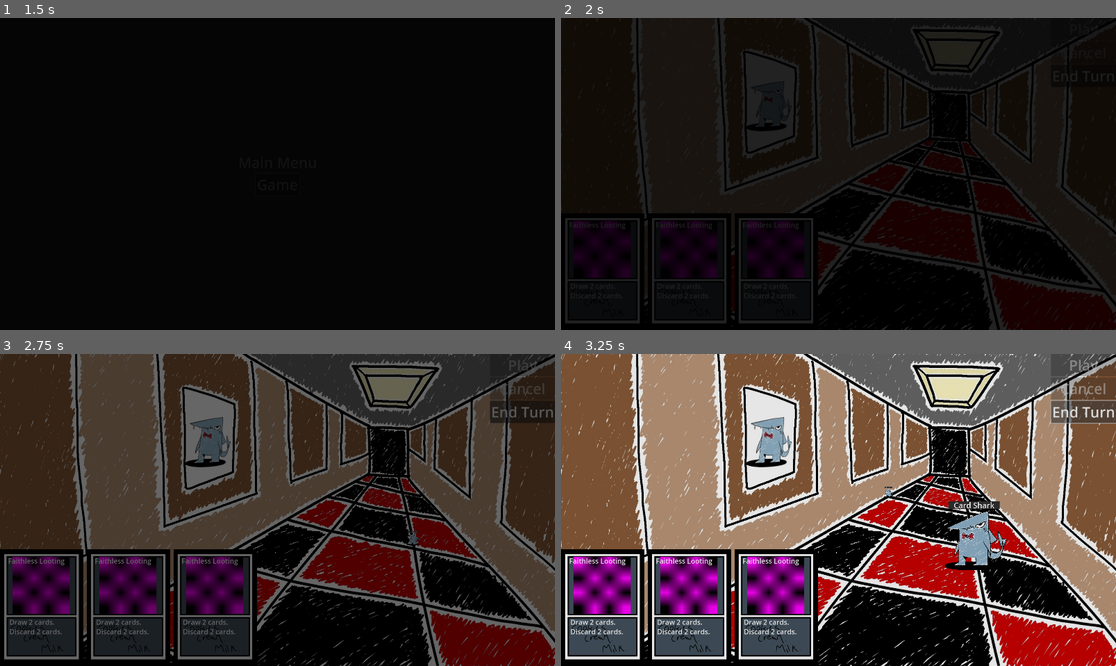
Above: before the commit, frames 1-4 (two rows, left to right).
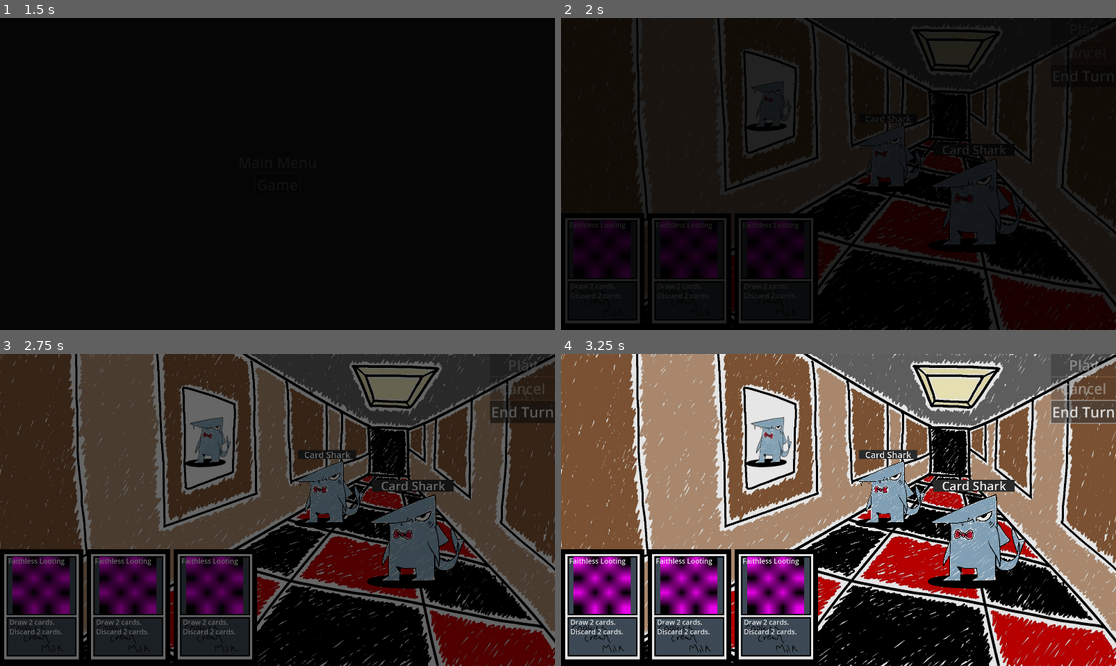
Above: after the commit, the same moments.

Repository: nonagaga/MJ193
Game: Godot game, scene res://Scenes/scene_manager.tscn
Same seed, same stepped clock (60 frames per second), same inputs: the game is played once before the commit and once after it. Sound files missing from this copy of the repository are replaced by a short silence.
Inputs:
- Up to frame 1 (1.5 s): click "Game" at 0.5 s; click "Game" at 1.25 s
- Up to frame 2 (2 s): no input
- Up to frame 3 (2.75 s): click "End Turn" at 2 s
- Up to frame 4 (3.25 s): click "End Turn" at 2.75 s

Frame 1 is identical in both runs. In frame 2, 2.7% of the frame differs, in the area x 53-84%, y 30-76%; in frame 3, 4.6%; in frame 4, 4.5%.
Error after the commit: Trying to assign value of type 'Node2D' to a variable of type 'EnemyClass.gd'. (res://GameManager.gd:16)

Commit message:
added shop

Diff:
--- a/CardUI.gd
+++ b/CardUI.gd
@@ -9,6 +9,7 @@
 @onready var text: RichTextLabel = $CardOffset/Text
 @onready var title: RichTextLabel = $CardOffset/Title
 @onready var highlight: ColorRect = $CardOffset/Highlight
+@onready var price_text:Label = $PanelContainer/Price
 
 func _ready() -> void:
 	highlight.visible = false
@@ -23,15 +24,17 @@
 		)
 
 	card_res.setUpCard()
-	card_res.drawEffect()
 	mouse_entered.connect(_on_mouse_entered)
 	mouse_exited.connect(_on_mouse_exited)
 	title.text = card_res.title
 	card_texture.texture = card_res.texture
 	text.text = card_res.text
+	price_text.text = str(card_res.price)
 
 func _on_mouse_entered():
+	#print("I %s have been entered"%[get_index()])
 	pass
 
 func _on_mouse_exited():
+	#print("I %s have been exited"%[get_index()])
 	pass
--- a/Classes/EnemyClass.gd
+++ b/Classes/EnemyClass.gd
@@ -1,4 +1,4 @@
-extends Node2D
+extends Control
 class_name Enemy
 @export var maxHP:int
 @export var hp:int
--- a/Scenes/game_test.tscn
+++ b/Scenes/game_test.tscn
@@ -1,9 +1,85 @@
-[gd_scene load_steps=5 format=3 uid="uid://dupy1f8fboept"]
+[gd_scene load_steps=15 format=3 uid="uid://dupy1f8fboept"]
 
 [ext_resource type="Script" uid="uid://dniyjxmmo5q0i" path="res://GameManager.gd" id="1_h07e4"]
 [ext_resource type="Texture2D" uid="uid://dbqii5kw37wq" path="res://Environment/background.png" id="2_h07e4"]
 [ext_resource type="PackedScene" uid="uid://byearha2okcgk" path="res://UI/Enemy Element/CardShark.tscn" id="2_tuxhd"]
+[ext_resource type="Script" path="res://Classes/TagClass.gd" id="5_j1hhr"]
 [ext_resource type="PackedScene" uid="uid://cgq0lkaaw5wyd" path="res://UI/Game UI.tscn" id="5_npqdh"]
+[ext_resource type="Script" uid="uid://gikv04ntqw8f" path="res://Classes/ActionsClass.gd" id="6_s2l1l"]
+[ext_resource type="Resource" uid="uid://wp5gqivf5k0m" path="res://Actions/Draw2.tres" id="7_xkvug"]
+[ext_resource type="Script" uid="uid://dxldjvw0wd5a6" path="res://Actions/Action Classes/DiscardActionClass.gd" id="8_y2opl"]
+[ext_resource type="Script" uid="uid://88hsnkwkom7x" path="res://Classes/CardClass.gd" id="9_q4l48"]
+
+[sub_resource type="Resource" id="Resource_f6mke"]
+resource_local_to_scene = true
+script = ExtResource("8_y2opl")
+discNum = 2
+maxTargets = 0
+doesTarget = false
+text = "Discard %s cards. "
+metadata/_custom_type_script = "uid://dxldjvw0wd5a6"
+
+[sub_resource type="PlaceholderTexture2D" id="PlaceholderTexture2D_4pbq2"]
+
+[sub_resource type="Resource" id="Resource_5pvws"]
+resource_local_to_scene = true
+script = ExtResource("9_q4l48")
+title = "Faithless Looting"
+texture = SubResource("PlaceholderTexture2D_4pbq2")
+price = 0
+maxTargets = 0
+targetAll = false
+targetRandom = false
+discardCost = 0
+drawActions = Array[ExtResource("6_s2l1l")]([])
+playActions = Array[ExtResource("6_s2l1l")]([ExtResource("7_xkvug"), SubResource("Resource_f6mke")])
+discardActions = Array[ExtResource("6_s2l1l")]([])
+appliedTags = Array[ExtResource("5_j1hhr")]([])
+drawTags = Array[ExtResource("5_j1hhr")]([])
+playTags = Array[ExtResource("5_j1hhr")]([])
+discardTags = Array[ExtResource("5_j1hhr")]([])
+text = ""
+metadata/_custom_type_script = "uid://88hsnkwkom7x"
+
+[sub_resource type="Resource" id="Resource_m400w"]
+resource_local_to_scene = true
+script = ExtResource("9_q4l48")
+title = "Faithless Looting"
+texture = SubResource("PlaceholderTexture2D_4pbq2")
+price = 0
+maxTargets = 0
+targetAll = false
+targetRandom = false
+discardCost = 0
+drawActions = Array[ExtResource("6_s2l1l")]([])
+playActions = Array[ExtResource("6_s2l1l")]([ExtResource("7_xkvug"), SubResource("Resource_f6mke")])
+discardActions = Array[ExtResource("6_s2l1l")]([])
+appliedTags = Array[ExtResource("5_j1hhr")]([])
+drawTags = Array[ExtResource("5_j1hhr")]([])
+playTags = Array[ExtResource("5_j1hhr")]([])
+discardTags = Array[ExtResource("5_j1hhr")]([])
+text = ""
+metadata/_custom_type_script = "uid://88hsnkwkom7x"
+
+[sub_resource type="Resource" id="Resource_f8n82"]
+resource_local_to_scene = true
+script = ExtResource("9_q4l48")
+title = "Faithless Looting"
+texture = SubResource("PlaceholderTexture2D_4pbq2")
+price = 0
+maxTargets = 0
+targetAll = false
+targetRandom = false
+discardCost = 0
+drawActions = Array[ExtResource("6_s2l1l")]([])
+playActions = Array[ExtResource("6_s2l1l")]([ExtResource("7_xkvug"), SubResource("Resource_f6mke")])
+discardActions = Array[ExtResource("6_s2l1l")]([])
+appliedTags = Array[ExtResource("5_j1hhr")]([])
+drawTags = Array[ExtResource("5_j1hhr")]([])
+playTags = Array[ExtResource("5_j1hhr")]([])
+discardTags = Array[ExtResource("5_j1hhr")]([])
+text = ""
+metadata/_custom_type_script = "uid://88hsnkwkom7x"
 
 [node name="Game" type="Node2D" node_paths=PackedStringArray("end_turn_button", "enemies")]
 script = ExtResource("1_h07e4")
@@ -36,4 +112,13 @@
 
 [node name="GameUi" parent="UI" instance=ExtResource("5_npqdh")]
 
+[node name="Card" parent="UI/GameUi/Hand" index="0"]
+card_res = SubResource("Resource_5pvws")
+
+[node name="Card2" parent="UI/GameUi/Hand" index="1"]
+card_res = SubResource("Resource_m400w")
+
+[node name="Card3" parent="UI/GameUi/Hand" index="2"]
+card_res = SubResource("Resource_f8n82")
+
 [editable path="UI/GameUi"]
--- /dev/null
+++ b/UI/Shop/Shop UI.tscn
@@ -0,0 +1,90 @@
+[gd_scene load_steps=12 format=3 uid="uid://cl7cyofrusswf"]
+
+[ext_resource type="Script" uid="uid://4ex3ffg63dk4" path="res://UI/Shop/shop_ui.gd" id="1_ms080"]
+[ext_resource type="Script" uid="uid://88hsnkwkom7x" path="res://Classes/CardClass.gd" id="2_h84ll"]
+[ext_resource type="Texture2D" uid="uid://6btenu0m3b47" path="res://GABE1.png" id="2_knsrc"]
+[ext_resource type="Resource" uid="uid://mbl6rpbvv83c" path="res://Cards/Bomb.tres" id="4_vxfwk"]
+[ext_resource type="Resource" uid="uid://dxtxxly6vbto3" path="res://Cards/FaithlessLooting.tres" id="5_e6pne"]
+[ext_resource type="Resource" uid="uid://c0b3rwaho0s1r" path="res://Cards/GlassDagger.tres" id="5_ut1vs"]
+[ext_resource type="Resource" uid="uid://dya6axv6ovy6i" path="res://Cards/Snowball.tres" id="6_4w3dd"]
+[ext_resource type="Resource" uid="uid://be62oioos54j7" path="res://Cards/GlassShard.tres" id="6_no8ak"]
+[ext_resource type="Resource" uid="uid://cfwbtegsgysth" path="res://Cards/Kneecap.tres" id="7_ywfqb"]
+[ext_resource type="Resource" uid="uid://87kgyaemmdqe" path="res://Cards/StabCard.tres" id="9_hrdqk"]
+[ext_resource type="Resource" uid="uid://cbo21pu0adocn" path="res://Cards/Zap.tres" id="10_0h5cs"]
+
+[node name="ShopUi" type="Control" node_paths=PackedStringArray("buy_button")]
+layout_mode = 3
+anchors_preset = 15
+anchor_right = 1.0
+anchor_bottom = 1.0
+grow_horizontal = 2
+grow_vertical = 2
+script = ExtResource("1_ms080")
+shop_deck = Array[ExtResource("2_h84ll")]([ExtResource("4_vxfwk"), ExtResource("5_e6pne"), ExtResource("5_ut1vs"), ExtResource("6_no8ak"), ExtResource("7_ywfqb"), ExtResource("6_4w3dd"), ExtResource("9_hrdqk"), ExtResource("10_0h5cs")])
+buy_button = NodePath("VBoxContainer/Buy")
+
+[node name="ColorRect" type="ColorRect" parent="."]
+layout_mode = 1
+anchors_preset = 15
+anchor_right = 1.0
+anchor_bottom = 1.0
+grow_horizontal = 2
+grow_vertical = 2
+
+[node name="Gabe" type="TextureRect" parent="."]
+layout_mode = 0
+offset_top = 592.0
+offset_right = 522.0
+offset_bottom = 1080.0
+texture = ExtResource("2_knsrc")
+expand_mode = 1
+
+[node name="PanelContainer" type="PanelContainer" parent="."]
+layout_mode = 0
+offset_left = 3.0
+offset_top = 265.0
+offset_right = 497.0
+offset_bottom = 603.0
+
+[node name="RichTextLabel" type="RichTextLabel" parent="PanelContainer"]
+layout_mode = 2
+
+[node name="HBoxContainer" type="HBoxContainer" parent="."]
+layout_mode = 0
+offset_left = 668.0
+offset_top = 607.0
+offset_right = 2116.0
+offset_bottom = 647.0
+scale = Vector2(0.5, 0.5)
+
+[node name="VBoxContainer" type="VBoxContainer" parent="."]
+layout_mode = 0
+anchor_left = 0.859896
+anchor_top = 0.798148
+anchor_right = 0.900521
+anchor_bottom = 0.835185
+metadata/_edit_use_anchors_ = true
+
+[node name="Buy" type="Button" parent="VBoxContainer"]
+layout_mode = 2
+text = "Buy Card"
+
+[node name="Quit" type="Button" parent="."]
+layout_mode = 1
+anchors_preset = -1
+anchor_left = 0.868229
+anchor_top = 0.914815
+anchor_right = 0.895833
+anchor_bottom = 0.943519
+grow_horizontal = 0
+grow_vertical = 0
+text = "Leave"
+metadata/_edit_use_anchors_ = true
+
+[node name="Void" type="Control" parent="."]
+visible = false
+anchors_preset = 0
+offset_right = 40.0
+offset_bottom = 40.0
+
+[connection signal="pressed" from="VBoxContainer/Buy" to="." method="buy_selected"]
--- /dev/null
+++ b/UI/Shop/shop_ui.gd
@@ -0,0 +1,57 @@
+extends Control
+
+const BUYABLECOUNT:int = 3
+@export var shop_deck : Array[CardDataClass]
+var buy_slots : Dictionary[CardUI,CardDataClass]
+@onready var card_ui_packed:PackedScene = preload("res://card.tscn")
+@export var buy_button:Button
+var current_sel : CardUI = null:
+	set(val):
+		if current_sel == val:
+			return
+		current_sel = val
+		buy_button.disabled = current_sel==null
+
+func _ready():
+	current_sel = null
+	#reshuffle graveyard into deck
+	while !Globals.discard.is_empty():
+		Globals.deck.append(Globals.discard.pop_front())
+	fill_shop()
+
+func buy_selected():
+	_on_card_buy(current_sel)
+
+func card_selected(ui:CardUI):
+	#print(ui)
+	#print(ui.card_res)
+	#print(ui.card_res.price)
+	if ui.card_res.price<=Globals.money:
+		current_sel = ui
+	else:
+		current_sel = null
+
+func _on_card_buy(ui:CardUI):
+	current_sel = null
+	Globals.deck.append(buy_slots[ui])
+	buy_slots.erase(ui)
+	ui.queue_free()
+	add_new_card()
+
+func fill_shop():
+	while $HBoxContainer.get_child_count()<BUYABLECOUNT:
+		add_new_card()
+
+func add_new_card():
+	var new_card:CardUI = create_card_UI(shop_deck.pick_random())
+	new_card.reparent($HBoxContainer)
+	buy_slots[new_card] = new_card.card_res
+
+func create_card_UI(card_data:CardDataClass):
+	var new_card_instance : CardUI = card_ui_packed.instantiate()
+	new_card_instance.card_res = card_data
+	$Void.add_child(new_card_instance)
+	new_card_instance.price_text.get_parent().visible = true
+	new_card_instance.selected.connect(card_selected.bind(new_card_instance))
+	new_card_instance.custom_minimum_size.x = 500
+	return new_card_instance
--- a/card.tscn
+++ b/card.tscn
@@ -58,6 +58,7 @@
 grow_horizontal = 2
 grow_vertical = 2
 texture = SubResource("PlaceholderTexture2D_q5obu")
+expand_mode = 1
 stretch_mode = 5
 
 [node name="Text" type="RichTextLabel" parent="CardOffset"]
@@ -90,3 +91,15 @@
 theme_override_font_sizes/normal_font_size = 40
 bbcode_enabled = true
 text = "Card Title"
+
+[node name="PanelContainer" type="PanelContainer" parent="."]
+visible = false
+layout_mode = 0
+offset_left = -202.0
+offset_right = 202.0
+offset_bottom = 40.0
+
+[node name="Price" type="Label" parent="PanelContainer"]
+layout_mode = 2
+text = "1"
+horizontal_alignment = 1
--- a/globals.gd
+++ b/globals.gd
@@ -3,7 +3,8 @@
 var hp:int
 @export var maxDeckSize:int = 21
 @export var deck:Array[CardDataClass]
-@export var discard:Array
+@export var discard:Array[CardDataClass]
+var money:int = 100
 var hand:Array[CardDataClass]
 var gameManager
 var scene_manager : SceneManager
Not shown: 1 places in Cards/Bomb.tres that only renumber resources
Not shown: 1 places in Cards/GlassDagger.tres that only renumber resources
Not shown: 1 places in Cards/GlassShard.tres that only renumber resources
Not shown: 1 places in Cards/Kneecap.tres that only renumber resources
Not shown: 1 places in Cards/Rejuvenate.tres that only renumber resources
Not shown: 1 places in Cards/Snowball.tres that only renumber resources
Not shown: 1 places in Cards/StabCard.tres that only renumber resources
Not shown: 1 places in Cards/Zap.tres that only renumber resources
Not shown, added: UI/Shop/shop_ui.gd.uid
